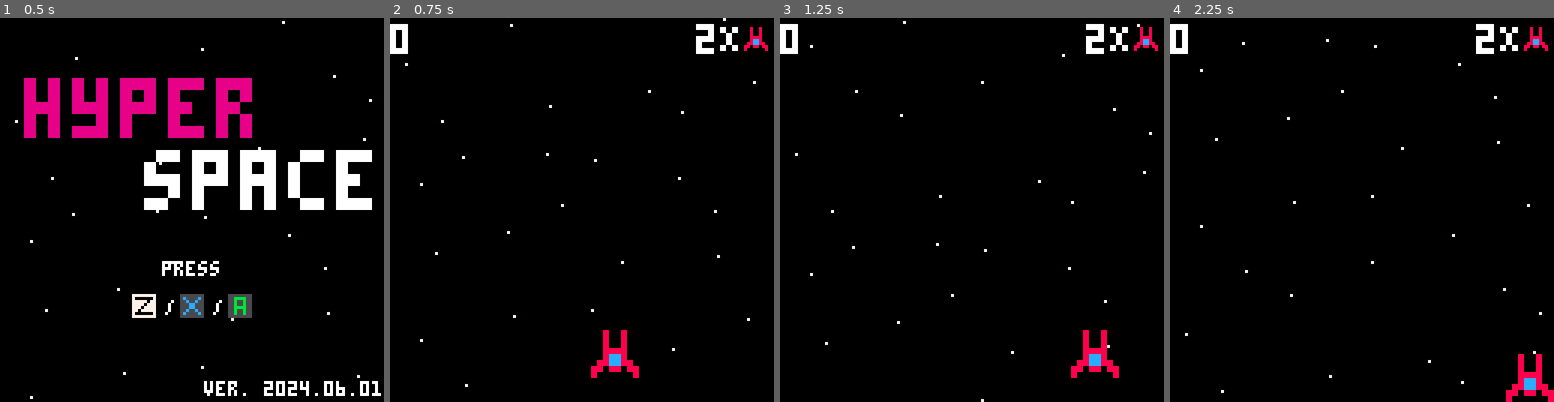
Above: before the commit, frames 1-4 (left to right).
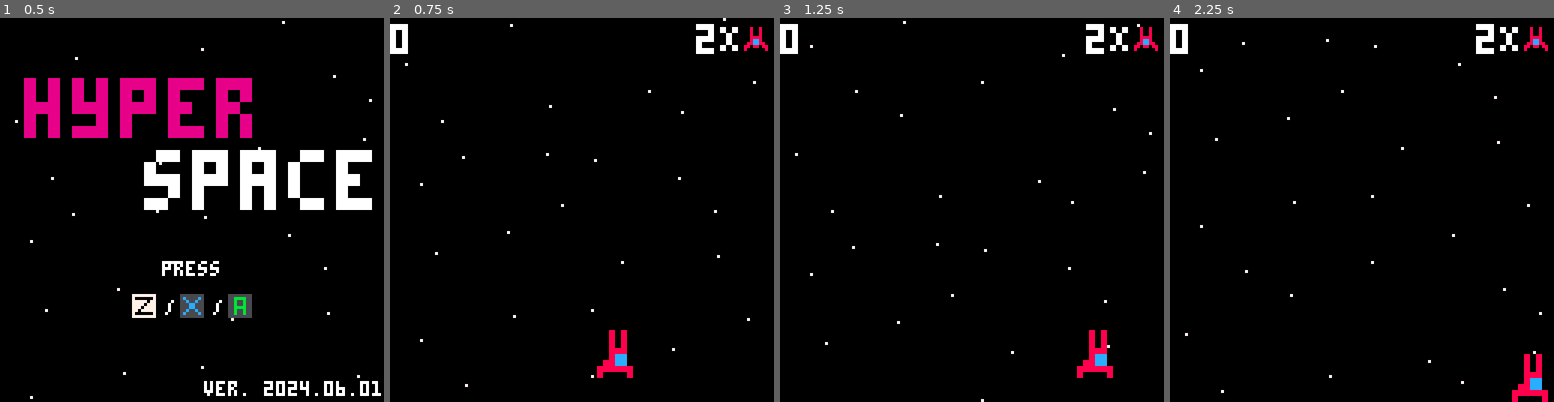
Above: after the commit, the same moments.

Repository: silentq/Hyperspace
Game: Godot game, scene res://Scenes/title.tscn
The game is run twice, just before and just after one commit, with the same random seed, the same clock (stepped at 60 frames per second) and the same inputs.
Inputs:
- Up to frame 1 (0.5 s): no input
- Up to frame 2 (0.75 s): hold Right (move_right) from 0.53 s (still down); hold Z (accept) from 0.53 s (still down)
- Up to frame 3 (1.25 s): keep holding Right (move_right); keep holding Z (accept)
- Up to frame 4 (2.25 s): release Right (move_right) at 1.28 s; release Z (accept) at 1.28 s; hold Down (move_down) 1.28-2.03 s; tap Space (shoot) at 1.35 s; hold Right (move_right) from 2.03 s (still down); hold Z (accept) from 2.03 s (still down)

Frame 1 is identical in both runs. In frame 2, 0.5% of the frame differs, in the area x 52-65%, y 81-94%; in frame 3, 0.5%; in frame 4, 0.5%.

Commit message:
Added Left and Right Player Animation

Diff:
--- a/Scenes/player.tscn
+++ b/Scenes/player.tscn
@@ -1,10 +1,39 @@
-[gd_scene load_steps=4 format=3 uid="uid://dke07ug8xfo0p"]
+[gd_scene load_steps=7 format=3 uid="uid://dke07ug8xfo0p"]
 
 [ext_resource type="Script" path="res://Scripts/player.gd" id="1_x5i3s"]
 [ext_resource type="Texture2D" uid="uid://djb8ti370ni72" path="res://Assets/player.png" id="1_xb03x"]
+[ext_resource type="Texture2D" uid="uid://dmje7a4lvp8x0" path="res://Assets/PlayerLeft.png" id="2_6he3g"]
+[ext_resource type="Texture2D" uid="uid://dn0f62mfriuns" path="res://Assets/PlayerRight.png" id="3_iyu1e"]
 
 [sub_resource type="RectangleShape2D" id="RectangleShape2D_c7eur"]
 size = Vector2(2, 2)
+
+[sub_resource type="SpriteFrames" id="SpriteFrames_eaf3k"]
+animations = [{
+"frames": [{
+"duration": 1.0,
+"texture": ExtResource("2_6he3g")
+}],
+"loop": true,
+"name": &"Left",
+"speed": 5.0
+}, {
+"frames": [{
+"duration": 1.0,
+"texture": ExtResource("3_iyu1e")
+}],
+"loop": true,
+"name": &"Right",
+"speed": 5.0
+}, {
+"frames": [{
+"duration": 1.0,
+"texture": ExtResource("1_xb03x")
+}],
+"loop": true,
+"name": &"Straight",
+"speed": 5.0
+}]
 
 [node name="Player" type="CharacterBody2D" groups=["player"]]
 scale = Vector2(2, 2)
@@ -14,9 +43,9 @@
 position = Vector2(0, 1)
 shape = SubResource("RectangleShape2D_c7eur")
 
-[node name="Sprite2D" type="Sprite2D" parent="."]
-texture = ExtResource("1_xb03x")
-metadata/_edit_lock_ = true
+[node name="AnimatedSprite2D" type="AnimatedSprite2D" parent="."]
+sprite_frames = SubResource("SpriteFrames_eaf3k")
+animation = &"Right"
 
 [node name="Muzzle1" type="Marker2D" parent="."]
 position = Vector2(0.5, -4.5)
--- a/Scripts/player.gd
+++ b/Scripts/player.gd
@@ -4,6 +4,7 @@
 
 @onready var muzzle1 = $Muzzle1
 @onready var ShotContainer = $"../ShotContainer"
+@onready var anim = $AnimatedSprite2D
 
 var shoot_cooldown := false
 var shot_scene = preload("res://Scenes/shot.tscn")
@@ -25,6 +26,13 @@
 	velocity = direction * speed
 	move_and_slide()
 
+	if velocity.x > 0:
+		anim.play("Right")
+	elif velocity.x < 0:
+		anim.play("Left")
+	else:
+		anim.play("Straight")
+
 	$".".global_position.x = clamp($".".global_position.x, 4, 124)
 	$".".global_position.y = clamp($".".global_position.y, 21, 120)
 
Binary file added: Assets/PlayerLeft.png
Not shown, added: Assets/PlayerLeft.png.import
Binary file added: Assets/PlayerRight.png
Not shown, added: Assets/PlayerRight.png.import
